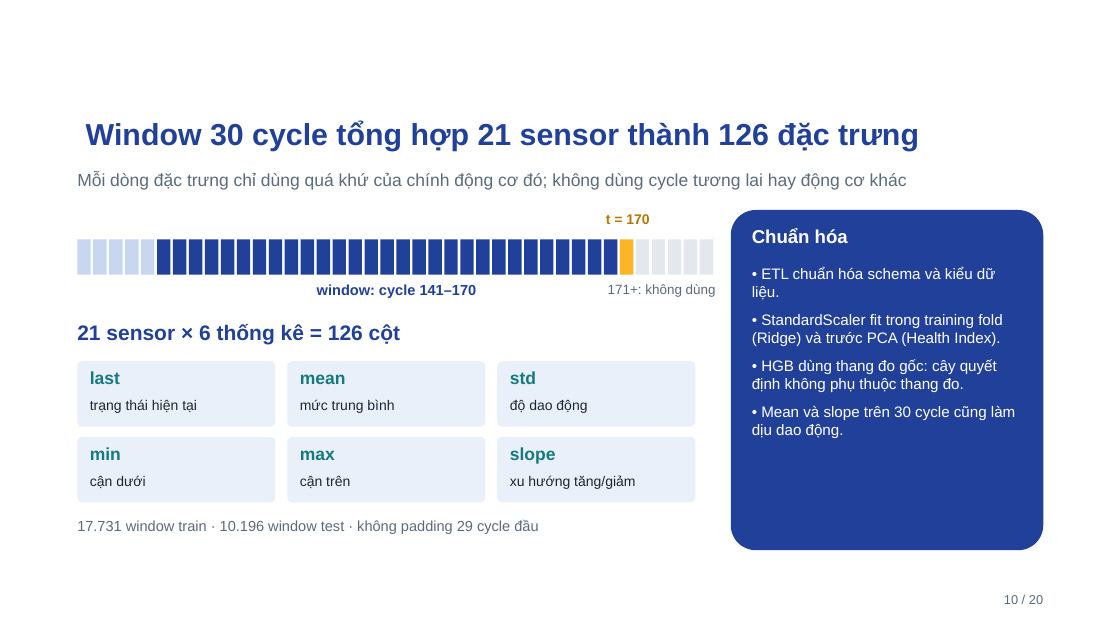
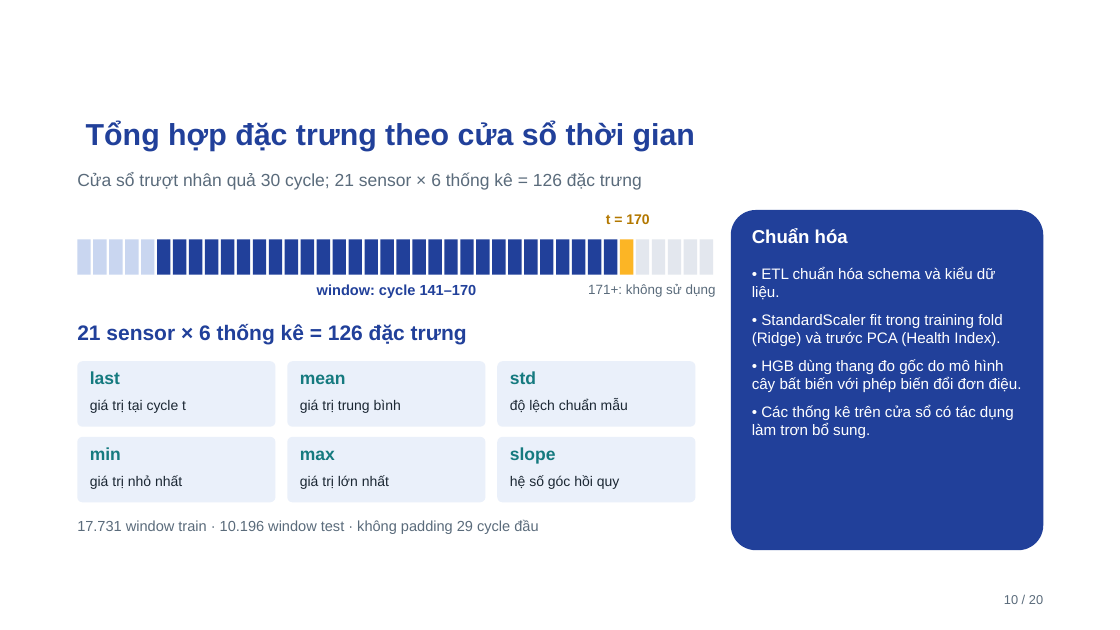
Before and after one commit to ti014/tinasa-cmapss-rul-prediction, a slide deck: slide 10 of slides/cmapss_fd001_presentation.pptx. Drawn at 1120x630 pixels with LibreOffice and Linux fonts; fonts in the diff are those of the drawing; background and template pictures are left out. Boxes give left, top, right and bottom in pixels: in the first picture for what was removed or moved away, otherwise in the second. Text is boxed around its words. In the diff, an @@ line names an element or a change of style, - is before the commit and + after.

```diff
--- a/slides/cmapss_fd001_presentation.pptx
+++ b/slides/cmapss_fd001_presentation.pptx
@@ title at <box>86,121,931,417</box>: text changed @@
-Window 30 cycle tổng hợp 21 sensor thành 126 đặc trưng
+Tổng hợp đặc trưng theo cửa sổ thời gian
@@ text at <box>77,173,642,190</box>: text changed @@
-Mỗi dòng đặc trưng chỉ dùng quá khứ của chính động cơ đó; không dùng cycle tương lai hay động cơ khác
+Cửa sổ trượt nhân quả 30 cycle; 21 sensor × 6 thống kê = 126 đặc trưng
@@ text at <box>588,284,716,297</box>: text changed @@
-171+: không dùng
+171+: không sử dụng
@@ text at <box>77,324,467,344</box>: text changed @@
-21 sensor × 6 thống kê = 126 cột
+21 sensor × 6 thống kê = 126 đặc trưng
@@ text at <box>752,359,1022,438</box>: text changed @@
-• HGB dùng thang đo gốc: cây quyết định không phụ thuộc thang đo.
-• Mean và slope trên 30 cycle cũng làm dịu dao động.
+• HGB dùng thang đo gốc do mô hình cây bất biến với phép biến đổi đơn điệu.
+• Các thống kê trên cửa sổ có tác dụng làm trơn bổ sung.
@@ text at <box>90,399,186,413</box>: text changed @@
-trạng thái hiện tại
+giá trị tại cycle t
@@ text at <box>300,399,401,413</box>: text changed @@
-mức trung bình
+giá trị trung bình
@@ text at <box>510,399,628,412</box>: text changed @@
-độ dao động
+độ lệch chuẩn mẫu
@@ text at <box>90,475,182,489</box>: text changed @@
-cận dưới
+giá trị nhỏ nhất
@@ text at <box>300,475,389,489</box>: text changed @@
-cận trên
+giá trị lớn nhất
@@ text at <box>510,475,620,489</box>: text changed @@
-xu hướng tăng/giảm
+hệ số góc hồi quy
```
Also in this commit, not shown: 19 other slides changed, 24 other files.
